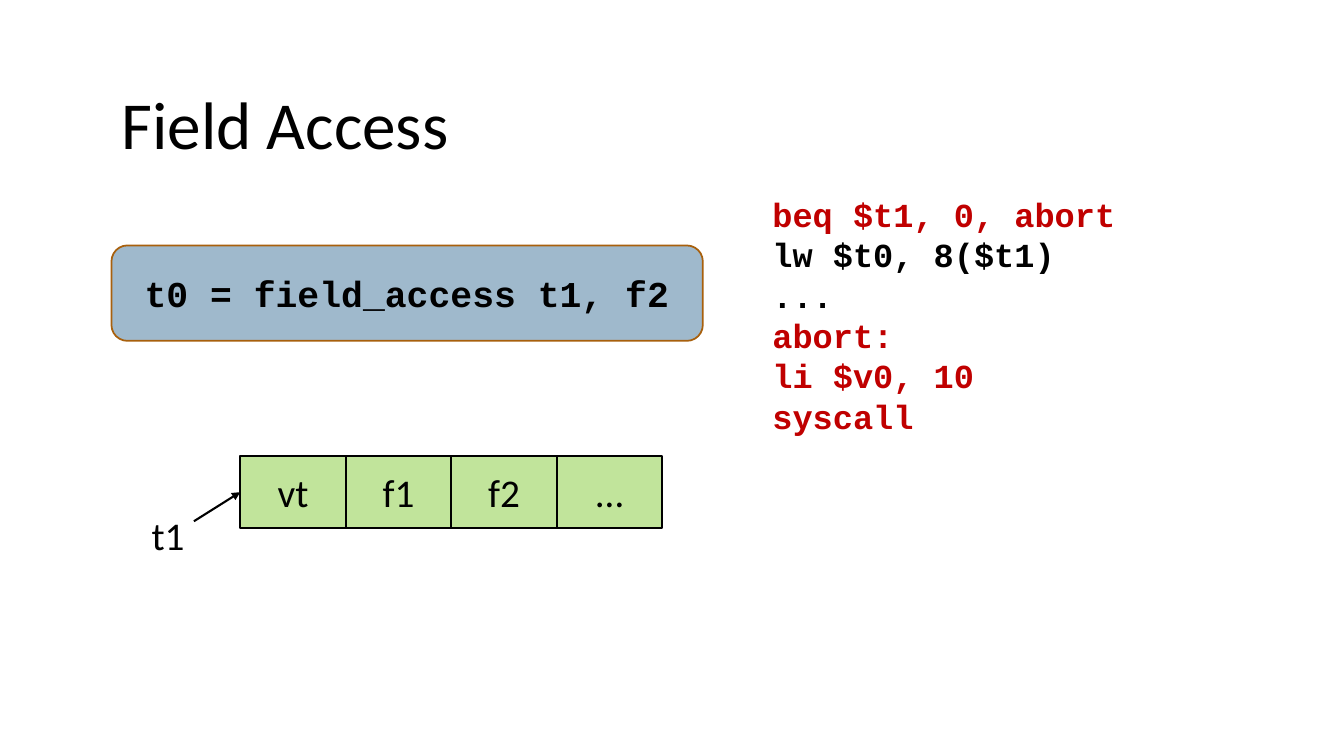
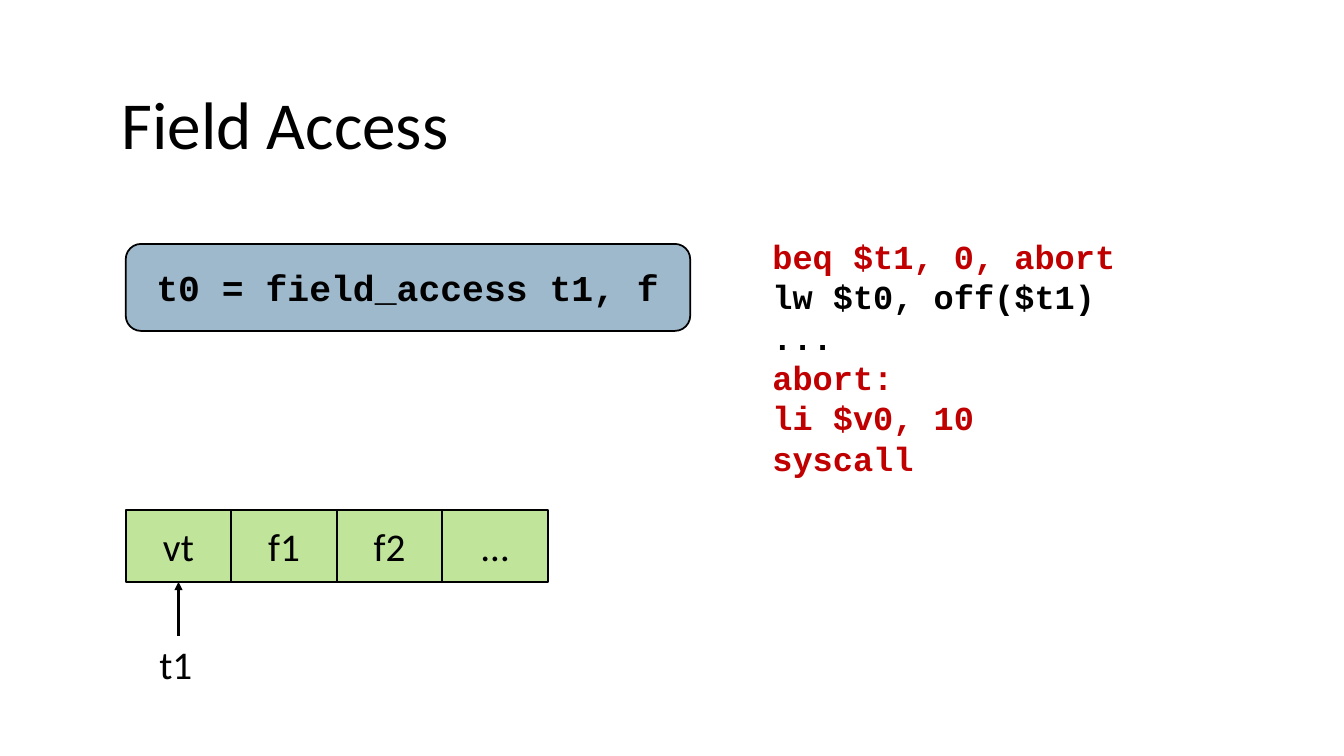
Before and after one commit to nivshani/compilation, a slide deck: slide 90 of slides/codegen.pptx (slide 89 before the commit). Drawn at 1344x756 pixels with LibreOffice and Linux fonts; fonts in the diff are those of the drawing. Boxes give left, top, right and bottom in pixels: in the first picture for what was removed or moved away, otherwise in the second. Text is boxed around its words. In the diff, an @@ line names an element or a change of style, - is before the commit and + after.

```diff
--- a/slides/codegen.pptx
+++ b/slides/codegen.pptx
@@ text "beq $t1, 0, abort": place and size @@
-text "beq $t1, 0, abort" at [772, 203, 1115, 436]
+text "beq $t1, 0, abort" at [772, 245, 1115, 478]
@@ text "beq $t1, 0, abort" at [772, 245, 1115, 478]: vertical alignment middle to top @@
@@ rounded rectangle "t0 = field_access t1, f": place and size @@
-rounded rectangle "t0 = field_access t1, f" at [112, 246, 704, 342]
+rounded rectangle "t0 = field_access t1, f" at [126, 244, 691, 331]
@@ rounded rectangle "t0 = field_access t1, f" at [126, 244, 691, 331]: outline #A9610D 1.25 pt to #000000 1.25 pt; proportions changed @@
@@ text in rounded rectangle at [156, 276, 659, 308]: text changed @@
-t0 = field_access t1, f2
+t0 = field_access t1, f
@@ text at [772, 285, 1095, 316]: text changed @@
-lw $t0, 8($t1)
+lw $t0, off($t1)
@@ 4 rectangles: place and size @@
-4 rectangles at [240, 457, 662, 528]
+4 rectangles at [126, 510, 548, 582]
@@ arrow moved from (194, 521) - (240, 492) to (178, 635) - (178, 582) @@
@@ text "t1": place and size @@
-text "t1" at [152, 524, 185, 551]
+text "t1" at [159, 653, 192, 680]
```
Also in this commit, not shown: 17 other slides changed, 5 slides added, 1 other file.
